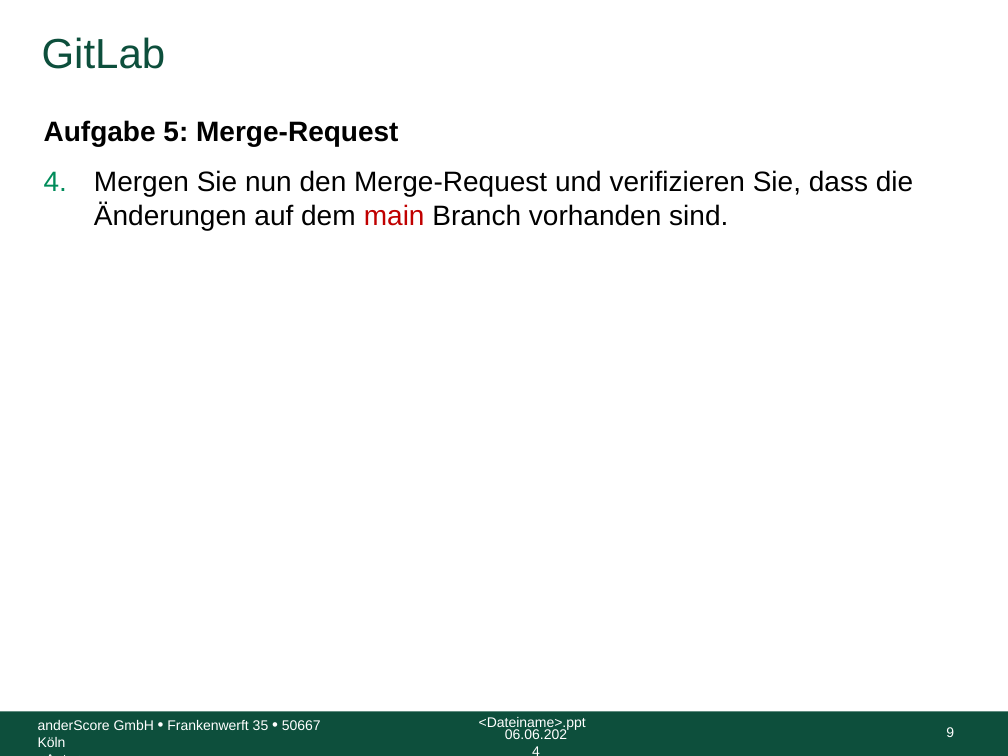
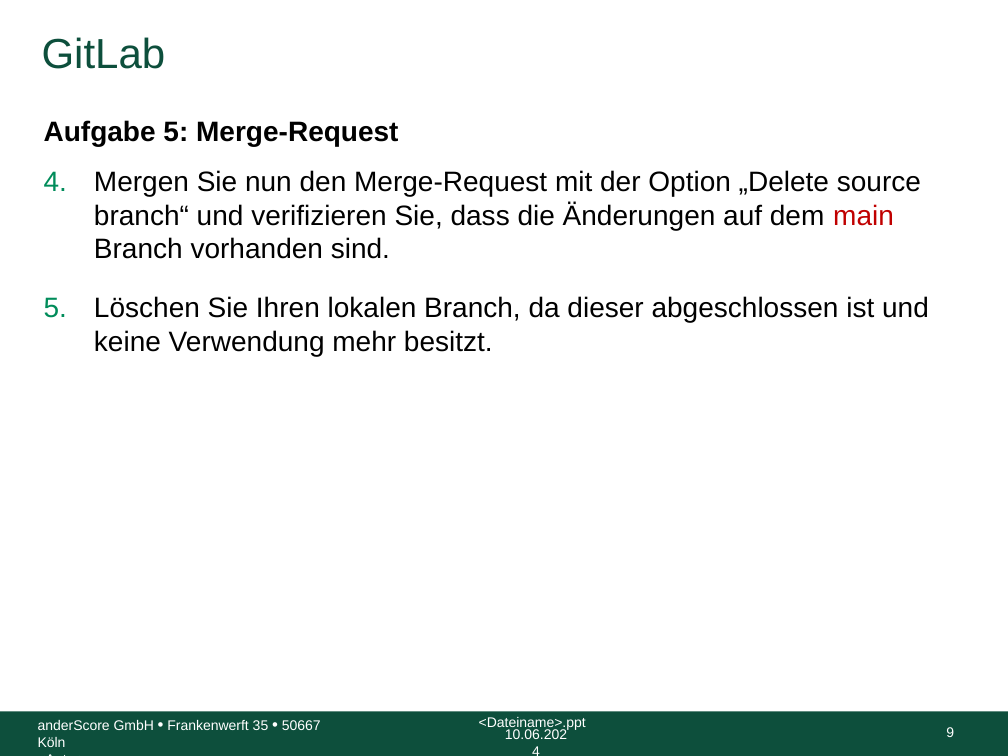
Before and after one commit to anderscore-gmbh/gitlab, a slide deck: slide 9 of slides/Tag-1_5-GitLab-Uebung.pptx. Drawn at 1008x756 pixels with LibreOffice and Linux fonts; fonts in the diff are those of the drawing; background and template pictures are left out. Boxes give left, top, right and bottom in pixels: in the first picture for what was removed or moved away, otherwise in the second. Text is boxed around its words. In the diff, an @@ line names an element or a change of style, - is before the commit and + after.

```diff
--- a/slides/Tag-1_5-GitLab-Uebung.pptx
+++ b/slides/Tag-1_5-GitLab-Uebung.pptx
@@ text at box(94, 170, 929, 356): text changed @@
-4. Mergen Sie nun den Merge-Request und verifizieren Sie, dass die Änderungen auf dem main Branch vorhanden sind.
+4. Mergen Sie nun den Merge-Request mit der Option „Delete source branch“ und verifizieren Sie, dass die Änderungen auf dem main Branch vorhanden sind.
+5. Löschen Sie Ihren lokalen Branch, da dieser abgeschlossen ist und keine Verwendung mehr besitzt.
@@ text at box(505, 729, 567, 739): text changed @@
-06.06.2024
+10.06.2024
```
Also in this commit, not shown: 14 other slides changed.
